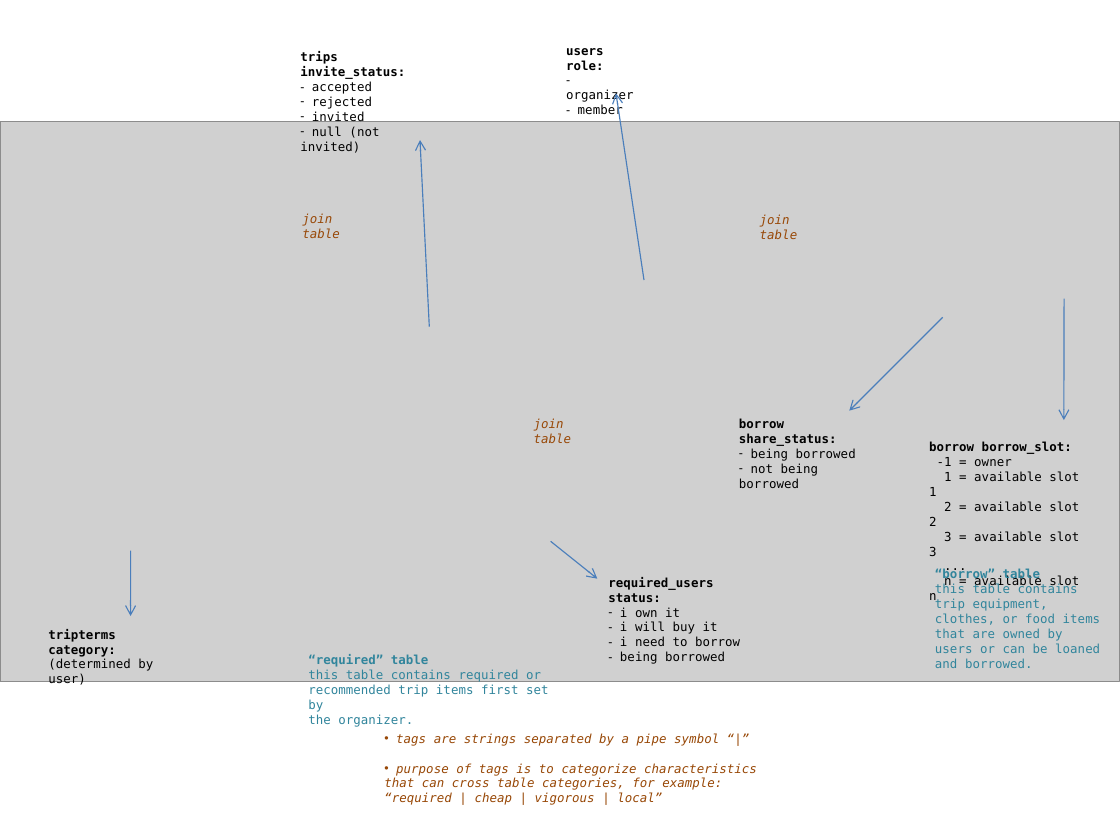
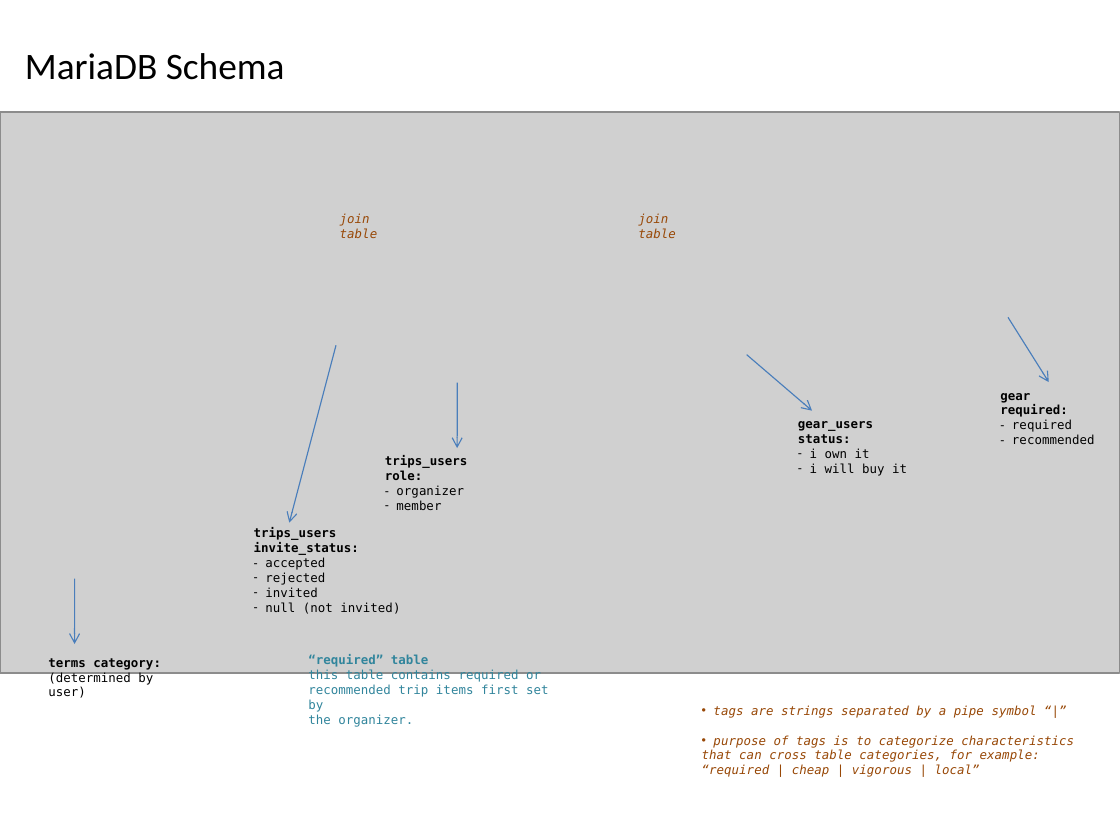
Before and after one commit to spiritphyz/glampr, a slide deck: slide 1 of db/schema.pptx. Drawn at 1120x840 pixels with LibreOffice and Linux fonts; fonts in the diff are those of the drawing; grey boxes stand for pictures. Boxes give left, top, right and bottom in pixels: in the first picture for what was removed or moved away, otherwise in the second. Text is boxed around its words. In the diff, an @@ line names an element or a change of style, - is before the commit and + after.

Commit message:
Update schema to have simpler structure
- Removing references to the borrow table as we're trying to implement
a simpler feature set.

```diff
--- a/db/schema.pptx
+++ b/db/schema.pptx
@@ text added at [25, 53, 285, 80], 24 pt, text #000000 @@
+MariaDB Schema
@@ picture: place and size @@
-picture at [0, 122, 1120, 682]
+picture at [0, 112, 1120, 673]
@@ text "join table": place and size @@
-text "join table" at [302, 213, 340, 238]
+text "join table" at [340, 213, 378, 238]
@@ text "join table": place and size @@
-text "join table" at [760, 214, 798, 239]
+text "join table" at [638, 213, 676, 238]
@@ arrow removed from (1064, 299) to (1064, 420) @@
@@ arrow moved from (943, 317) - (849, 411) to (1008, 317) - (1048, 382) @@
@@ arrow moved from (429, 327) - (420, 140) to (336, 345) - (289, 523) @@
@@ arrow added from (747, 355) to (812, 411), #4B7EBC 0.75 pt @@
@@ arrow moved from (644, 280) - (616, 93) to (457, 383) - (457, 448) @@
@@ text removed at [534, 418, 572, 443] @@
-join table
@@ text removed at [739, 418, 856, 488] @@
-borrow share_status:
-– being borrowed
-– not being borrowed
@@ text "gear_users status:": place and size @@
-text "gear_users status:" at [608, 577, 740, 664]
+text "gear_users status:" at [798, 421, 907, 476]
@@ text added at [1000, 393, 1095, 444], 8 pt, text #000000 @@
+gear required:
+– required
+– recommended
@@ text "trips_users role:": place and size @@
-text "trips_users role:" at [566, 48, 634, 117]
+text "trips_users role:" at [385, 455, 468, 510]
@@ text at [798, 421, 873, 443]: text changed @@
-required_users status:
+gear_users status:
@@ text removed at [929, 441, 1079, 602] @@
-borrow borrow_slot:
--1 = owner
-1 = available slot 1
-2 = available slot 2
-3 = available slot 3
-...
-n = available slot n
@@ text at [385, 455, 468, 480]: text changed @@
-users role:
+trips_users role:
@@ text "trips_users invite_status:": place and size @@
-text "trips_users invite_status:" at [300, 51, 405, 153]
+text "trips_users invite_status:" at [254, 527, 400, 614]
@@ text at [254, 527, 359, 555]: text changed @@
-trips invite_status:
+trips_users invite_status:
@@ arrow removed from (551, 541) to (597, 579) @@
@@ text removed at [935, 568, 1101, 668] @@
-“borrow” table
-this table contains trip equipment, clothes, or food items that are owned by users or can be loaned and borrowed.
@@ arrow moved from (131, 551) - (131, 616) to (75, 579) - (75, 644) @@
@@ text "terms category:": place and size @@
-text "terms category:" at [48, 629, 153, 686]
+text "terms category:" at [48, 658, 161, 698]
@@ text at [48, 658, 161, 670]: text changed @@
-tripterms category:
+terms category:
@@ text at [620, 636, 740, 664]: paragraphs removed @@
-– i need to borrow
-– being borrowed
@@ text "tags are strings separated by ...": place and size @@
-text "tags are strings separated by ..." at [384, 733, 757, 805]
+text "tags are strings separated by ..." at [702, 705, 1074, 777]
```
Also in this commit, not shown: 1 other file.
